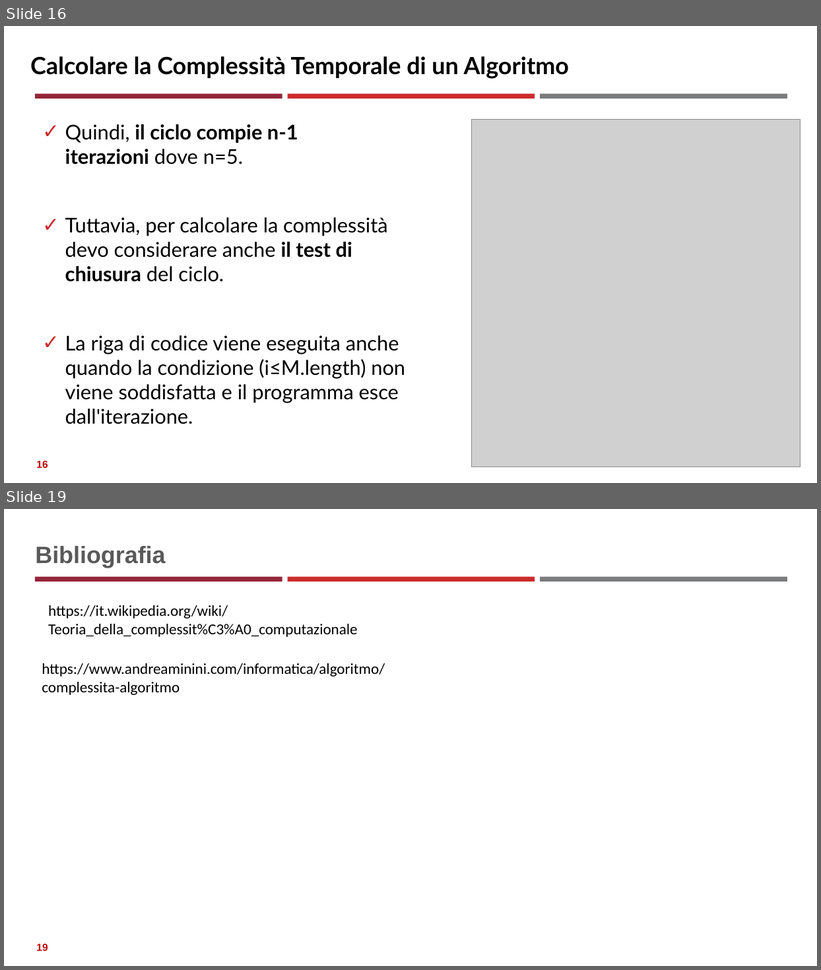
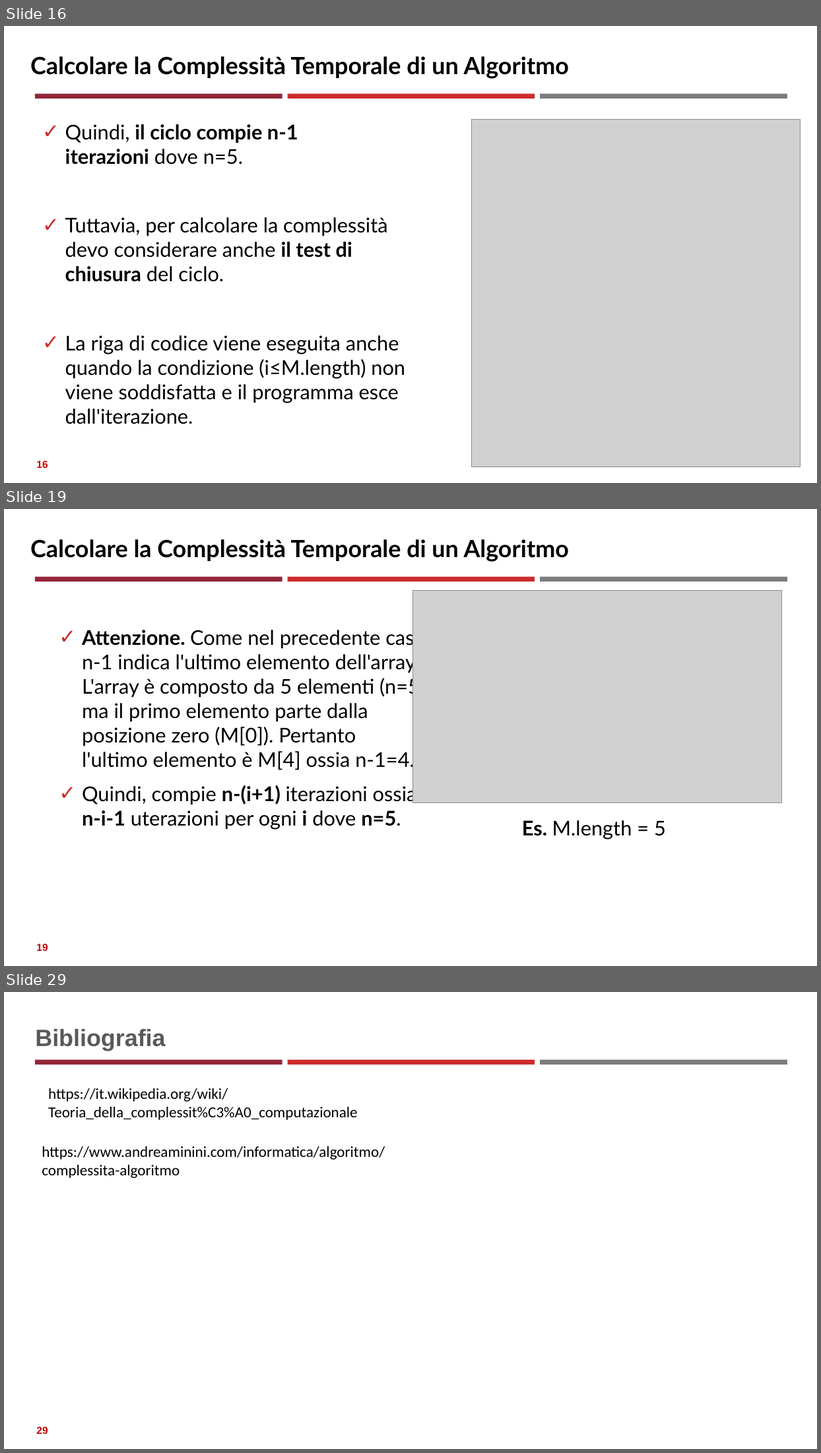
Before and after one commit to neural1977/data_science_interview_material, a slide deck: Assicurazioni/Complessità di algoritmi e problemi_ita.pptx. Shown one above the other, each under a label of ours: slides 16 and 19 before the commit, slides 16, 19 and 29 after it; the slides between them are not shown. The pictures are 821x970 and 821x1453 pixels, drawn with LibreOffice and Linux fonts; fonts in the diff are those of the drawing; grey boxes stand for pictures. Boxes give left, top, right and bottom in pixels: in the first picture for what was removed or moved away, otherwise in the second. Text is boxed around its words. In the diff, an @@ line names an element or a change of style, - is before the commit and + after.

```diff
--- a/Assicurazioni/Complessità di algoritmi e problemi_ita.pptx
+++ b/Assicurazioni/Complessità di algoritmi e problemi_ita.pptx
@@ slide 19 added at (4, 509, 817, 966), background #FFFFFF; not listed: 3 template elements that a slide beside it also shows @@
@@ text added at (30, 539, 570, 562), 28 pt, text #000000, bold @@
+Calcolare la Complessità Temporale di un Algoritmo
@@ picture added at (413, 590, 781, 803) @@
@@ text added at (82, 627, 426, 830), 24 pt, text #000000 @@
+✓ Attenzione. Come nel precedente caso n-1 indica l'ultimo elemento dell'array. L'array è composto da 5 elementi (n=5) ma il primo elemento parte dalla posizione zero (M[0]). Pertanto l'ultimo elemento è M[4] ossia n-1=4.
+✓ Quindi, compie n-(i+1) iterazioni ossia n-i-1 uterazioni per ogni i dove n=5.
@@ text added at (522, 821, 666, 840), 24 pt, text #000000 @@
+Es. M.length = 5
@@ page number added at (36, 944, 48, 951), 12 pt, text #C00000, bold @@
+19
@@ what was slide 19 is now slide 29 @@
@@ page number at (36, 1427, 48, 1434): text changed @@
-19
+29
```
Also in this commit, not shown: 1 slide changed, 9 other slides added, 4 other files.
